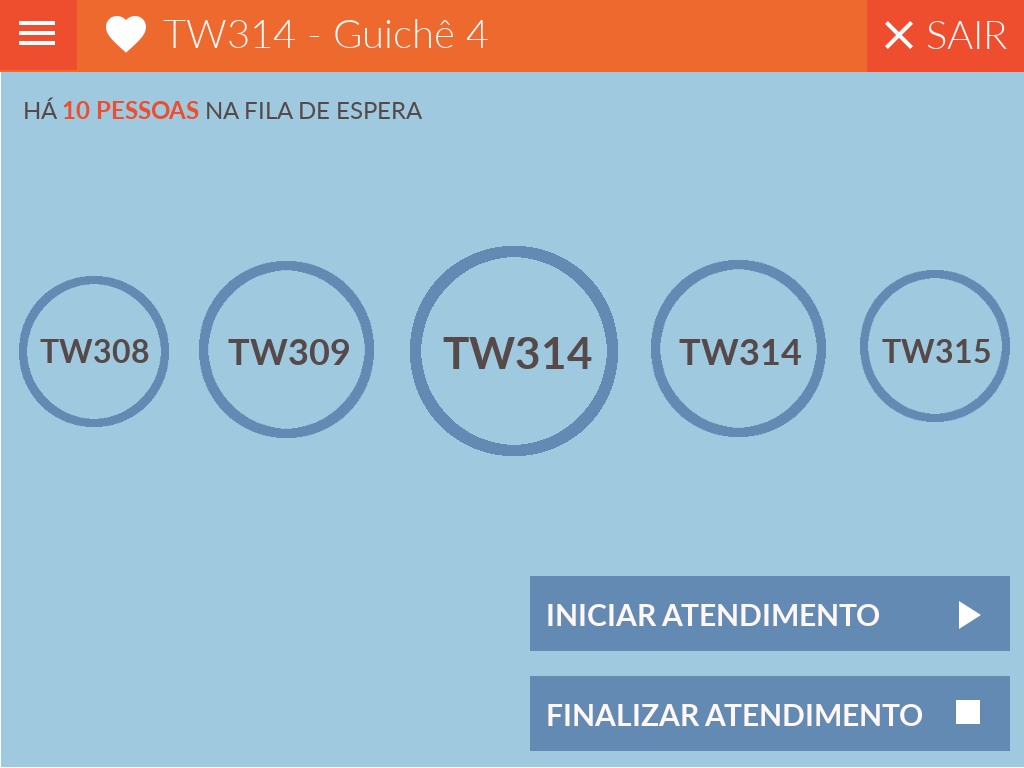
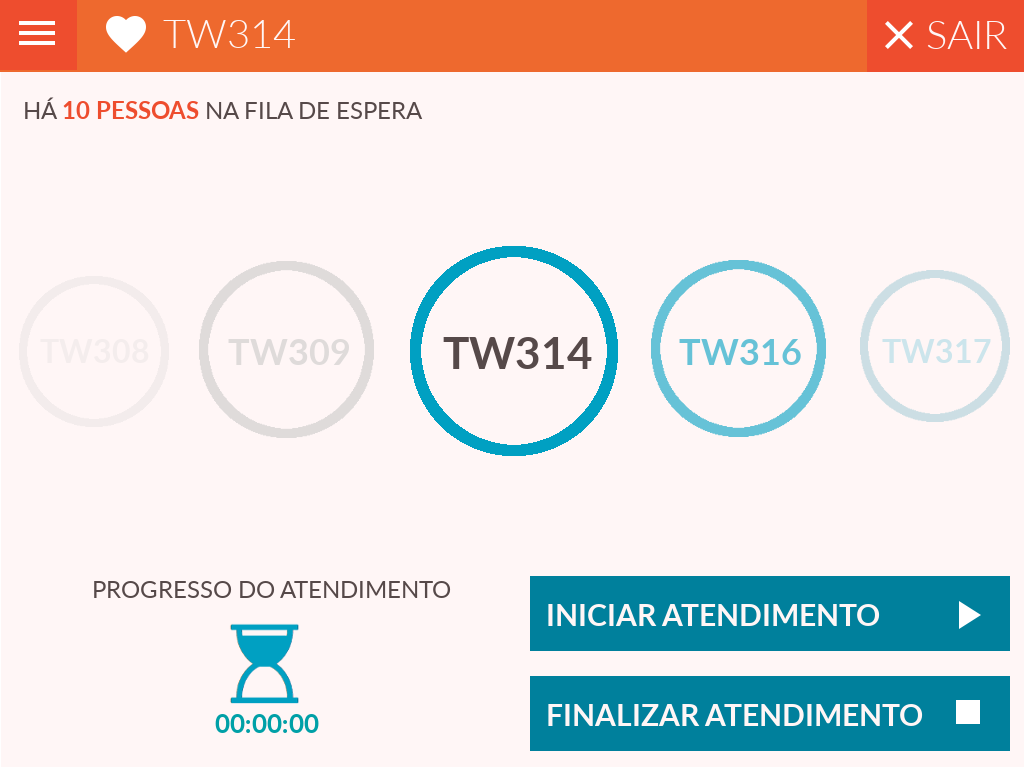
Layer changes from the first 1024 × 768 image to the second:
added layer "00:00:00" above "ampulheta" over [215, 714, 319, 733]
added layer "ampulheta" above "FINALIZAR ATENDIMENTO" over [229, 623, 300, 704]
painted on "finalizar" over [530, 676, 1010, 751]
painted on "iniciar" over [530, 576, 1010, 651]
added layer "PROGRESSO DO ATENDIMENTO" above "HÁ 10 PESSOAS NA FILA DE ESPER..." over [94, 581, 451, 598]
renamed "TW315" to "TW317", opacity 100% → 20%, painted on it over [882, 339, 991, 363]
"elipse #4": opacity 100% → 20%, painted on it over [860, 270, 1010, 422]
"TW314": opacity 100% → 60%, painted on it over [679, 339, 801, 365]
"elipse #3": opacity 100% → 60%, painted on it over [651, 260, 826, 437]
"TW309": opacity 100% → 60%, painted on it over [228, 339, 350, 365]
"elipse #2": opacity 100% → 60%, painted on it over [199, 261, 374, 438]
"TW308": opacity 100% → 20%, painted on it over [40, 339, 149, 363]
"elipse #1": opacity 100% → 22%, painted on it over [19, 276, 169, 427]
painted on "main" over [1, 72, 1024, 767]
renamed "TW314 - Guichê 4" to "TW314 #1", painted on it over [309, 19, 488, 48]
